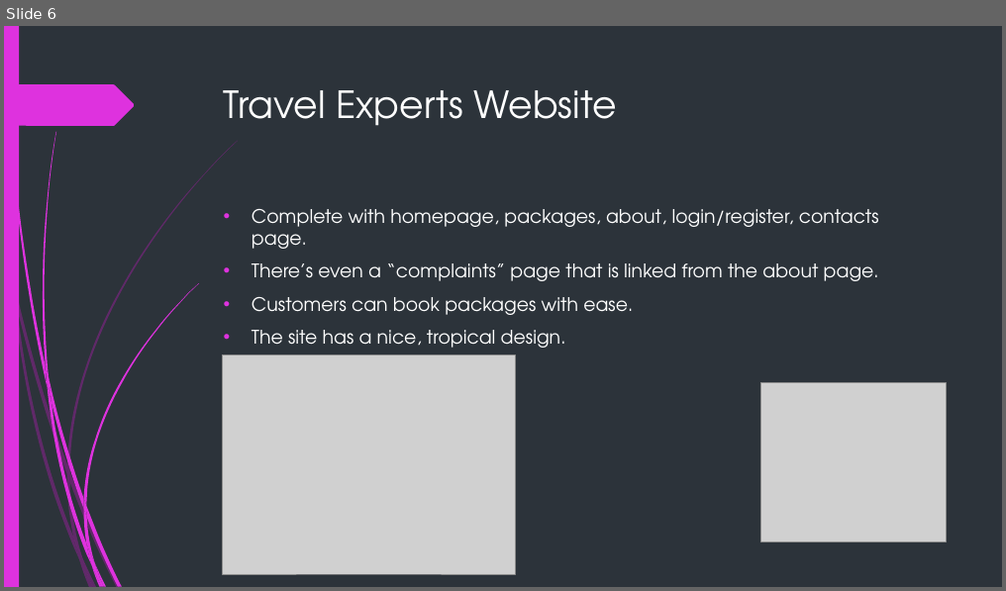
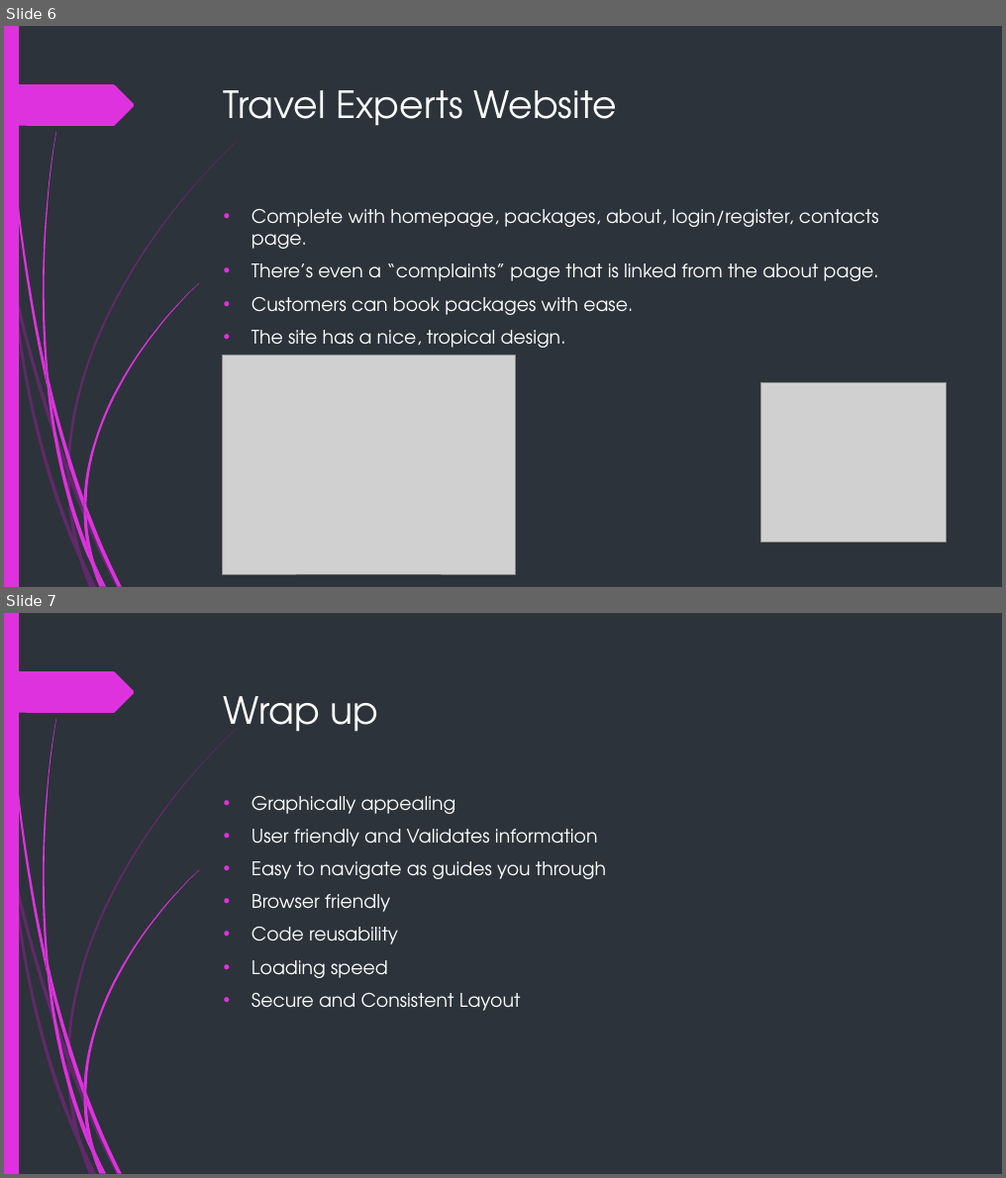
Before and after one commit to RoyalBis/OOSD-PROJ2-TEAM5, a slide deck: OOSD_Project2_Team5_Presentation.pptx. Shown one above the other, each under a label of ours: slide 6 before the commit, slides 6 and 7 after it. The pictures are 1006x591 and 1006x1178 pixels, drawn with LibreOffice and Linux fonts; fonts in the diff are those of the drawing; grey boxes stand for pictures. Boxes give left, top, right and bottom in pixels: in the first picture for what was removed or moved away, otherwise in the second. Text is boxed around its words. In the diff, an @@ line names an element or a change of style, - is before the commit and + after.

Commit message:
Wrap up and Future enhancements

```diff
--- a/OOSD_Project2_Team5_Presentation.pptx
+++ b/OOSD_Project2_Team5_Presentation.pptx
@@ slide 7 added at [4,613,1002,1174], background #2C333A; not listed: 24 template elements that a slide beside it also shows @@
@@ title added at [224,696,379,741], 36 pt, text #FFFFFF @@
+Wrap up
@@ text added at [252,796,606,1011], 18 pt, text #FFFFFF @@
+• Graphically appealing
+• User friendly and Validates information
+• Easy to navigate as guides you through
+• Browser friendly
+• Code reusability
+• Loading speed
+• Secure and Consistent Layout
```
Also in this commit, not shown: 1 other slide added, 1 slide removed.
